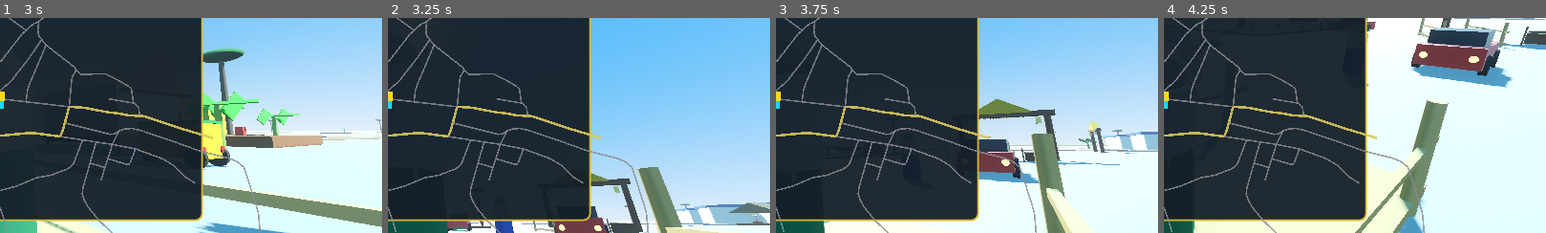
Above: before the commit, frames 1-4 (left to right).
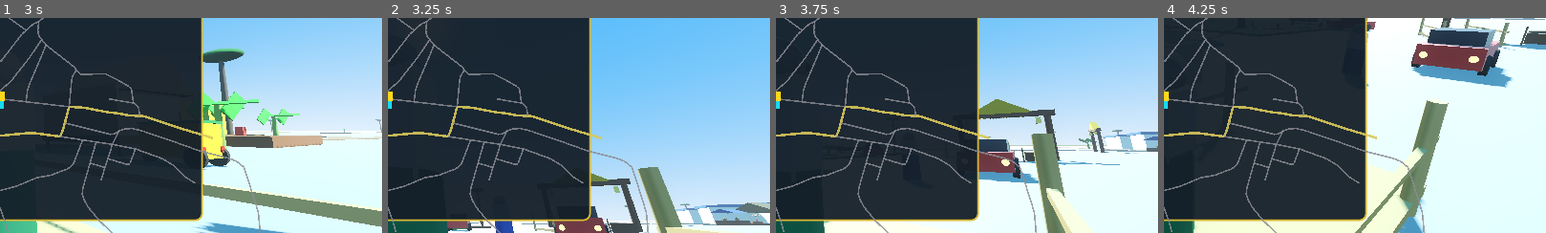
Above: after the commit, the same moments.

Repository: sudohlaingwin/gta-open-world
Game: Godot game, scene res://scenes/main_menu.tscn
Same seed, same stepped clock (60 frames per second), same inputs: the game is played once before the commit and once after it.
Inputs (mouse positions are % of the whole screen's width and height, from its top left):
- Up to frame 1 (3 s): click "🎮 အသစ်စတင်မည် (New Game)" at 0.5 s; click "🗺️" at 1.25 s; click "⏸️" at 2 s; drag from (12, 82) to (60, 28) at 2.77 s
- Up to frame 2 (3.25 s): no input
- Up to frame 3 (3.75 s): drag from (50, 50) to (45, 70) at 3.52 s
- Up to frame 4 (4.25 s): no input
The pictures show only the part of the screen within x 50-100%, y 33-83%; the shares and areas given below are measured in that part.

Frame 1 is identical in both runs. In frame 2, 0.3% of the frame differs, in the area x 84-95%, y 88-97%; in frame 3, 0.1%; in frame 4, nothing differs.

Commit message:
Slice 105: Mindon roadside market stalls and local commerce hub

Diff:
--- a/scripts/mindon_map_builder.gd
+++ b/scripts/mindon_map_builder.gd
@@ -18,6 +18,7 @@
 const BOAT_SCENE = preload("res://scenes/ayeyarwady_rowboat.tscn")
 const BRIDGE_SCENE = preload("res://scenes/bamboo_bridge.tscn")
 const TEASHOP_SCENE = preload("res://scenes/myanmar_teashop.tscn")
+const STALL_SCENE = preload("res://scenes/market_stall.tscn")
 const RIVER_SHADER = preload("res://scripts/water_river.gdshader")
 
 func _ready() -> void:
@@ -485,3 +486,16 @@
 	amenities_holder.add_child(teashop)
 	teashop.global_position = Vector3(-28.0, 0.0, 92.0)
 	teashop.rotation.y = deg_to_rad(-45.0)
+
+	# Traditional roadside Fruit & Produce Market Stalls (ဈေးသည်ဆိုင်တန်း)
+	var stall1 = STALL_SCENE.instantiate()
+	stall1.name = "MindonMarketStall_1"
+	amenities_holder.add_child(stall1)
+	stall1.global_position = Vector3(-35.0, 0.0, 96.0)
+	stall1.rotation.y = deg_to_rad(-40.0)
+
+	var stall2 = STALL_SCENE.instantiate()
+	stall2.name = "MindonMarketStall_2"
+	amenities_holder.add_child(stall2)
+	stall2.global_position = Vector3(-22.0, 0.0, 88.0)
+	stall2.rotation.y = deg_to_rad(-50.0)
Not shown, changed: COLLAB.md
